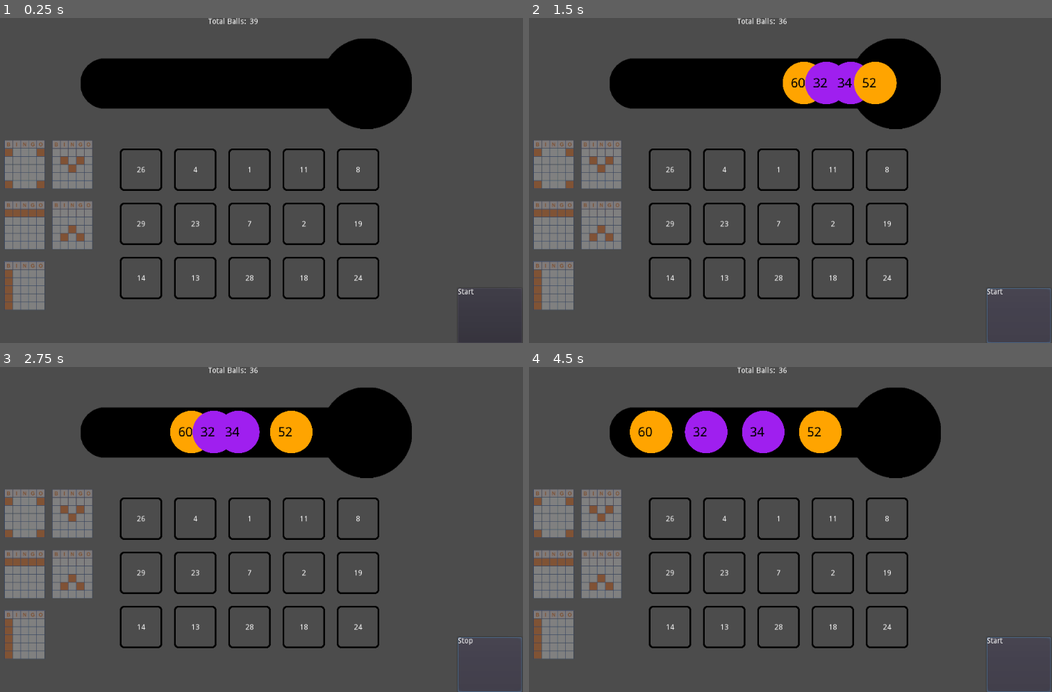
Above: before the commit, frames 1-4 (two rows, left to right).
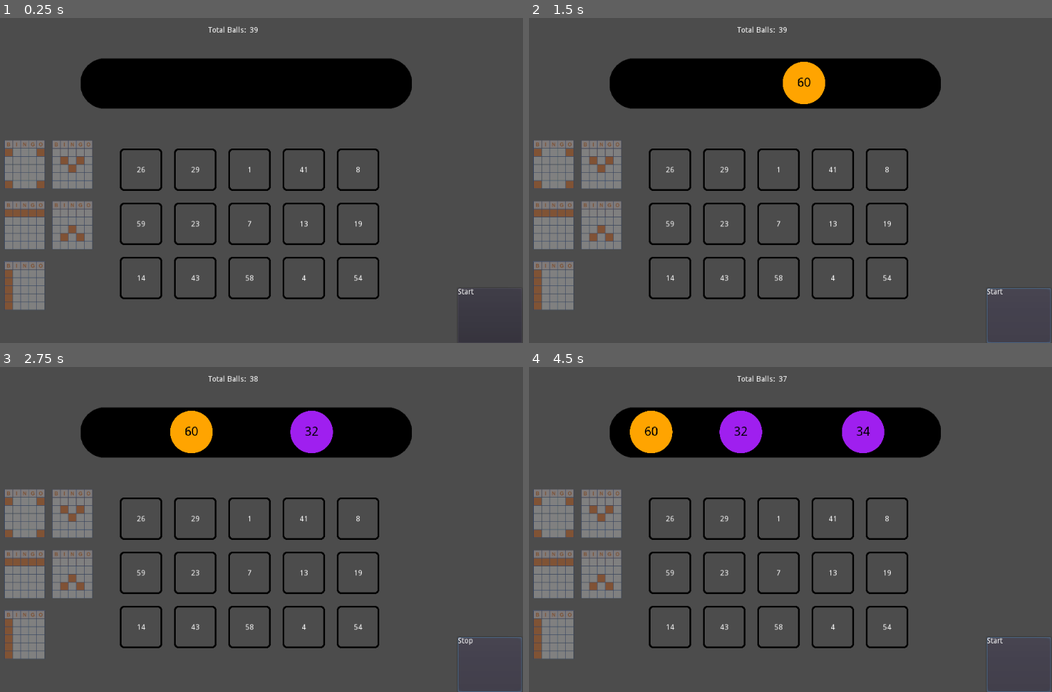
Above: after the commit, the same moments.

Repository: MarioCaldas/Bingo
Game: Godot game, scene res://MainScene.tscn
Two runs of this game, one before a commit and one after it. Both use one fixed random seed, a clock stepped at 60 frames per second and the inputs below.
Inputs:
- Up to frame 1 (0.25 s): no input
- Up to frame 2 (1.5 s): click "Start" at 0.5 s; click "Stop" at 1.25 s
- Up to frame 3 (2.75 s): click "Start" at 2 s
- Up to frame 4 (4.5 s): click "Stop" at 2.75 s; click "Start" at 3.5 s; click "Stop" at 4.25 s

The runs differ from the first frame. In frame 1, 1.7% of the frame differs, in the area x 26-79%, y 0-81%; in frame 2, 3.7%; in frame 3, 4.5%; in frame 4, 5.3%, in the area x 20-79%, y 0-81%.

Commit message:
Bingo Update 1.2

Diff:
--- a/Ball.gd
+++ b/Ball.gd
@@ -7,9 +7,7 @@
 var moveDuration = 2
 var progress = 0
 var isFinished = false
-
 var value = 0
-
 var positionInQueue = 0
 var screenSize = 0
 var updateDist = 0
@@ -45,8 +43,8 @@
 	return (updateDist * moveDuration) / initDist
 
 
-func setPoint2OnQueue(pos: int):
-	positionInQueue = pos
+func setPoint2OnQueue(_pos: int):
+	positionInQueue = _pos
 	point2 = Vector2(point2.x + (positionInQueue * 105), point2.y)
 	updateDist = point1.distance_to(point2)
 	moveDuration = recalculateMoveDuration()
@@ -62,4 +60,4 @@
 
 func setValueText(_value: int):
 	value = _value
-	get_node("RichTextLabel").add_text(str(value))
+	get_node("RichTextLabel").bbcode_text = "[center]" + str(value)
--- a/Ball.tscn
+++ b/Ball.tscn
@@ -6,7 +6,7 @@
 [ext_resource path="res://Signals.gd" type="Script" id=4]
 
 [sub_resource type="DynamicFont" id=1]
-size = 35
+size = 33
 font_data = ExtResource( 3 )
 
 [node name="Ball" type="Node2D"]
@@ -21,9 +21,11 @@
 
 [node name="RichTextLabel" type="RichTextLabel" parent="."]
 modulate = Color( 0, 0, 0, 1 )
-margin_left = -37.0
+margin_left = -20.0
 margin_top = -21.0
-margin_right = 31.0
+margin_right = 17.0
 margin_bottom = 20.0
 custom_fonts/normal_font = SubResource( 1 )
+bbcode_enabled = true
+bbcode_text = "[center]"
 scroll_active = false
--- a/BallController.gd
+++ b/BallController.gd
@@ -3,20 +3,20 @@
 var randomizer = RandomNumberGenerator.new()
 
 var ballsNumbers = Array()
-var ballsObj = Array()#optimizar
-var ballsColors = {}
+var ballsObj = Array()
+var ballsColors = Dictionary()
 
 const ball = preload("res://Ball.tscn")
 
 const maxQueueBalls = 4
 
-const minBallValue = 1
-const maxBallValue = 60
+export var minBallValue = 1
+export var maxBallValue = 60
 
 var totalRoundBallsAmount = 40
 var curRoundBallsAmount = 0
 
-var ballQueueTimout = 0.5
+var ballQueueTimout = 2
 
 func _ready():
 	Signals.connect("sGenerateBall", self, "generateBall")
@@ -41,13 +41,13 @@
 		get_node("Timer").stop()
 
 
-func instantiateBall(value: int):
+func instantiateBall(_value: int):
 	var newBall = ball.instance()
 	newBall.visible = false
-	newBall.setValueText(value)
+	newBall.setValueText(_value)
 	add_child(newBall)
 	ballsObj.append(newBall)
-	var groupColor = (value - 1) / 10 + 1
+	var groupColor = (_value - 1) / 10 + 1
 	newBall.get_node("BBall").modulate = ballsColors[groupColor]
 	newBall.setPoint2OnQueue(ballsObj.size() - 1)
 
@@ -62,6 +62,7 @@
 
 	if(ballsObj.size() <= 0):
 		Signals.emit_signal("sRoundFinished")
+
 
 func _on_Timer_timeout():
 	Signals.emit_signal("sGenerateBall")
--- a/Cell.gd
+++ b/Cell.gd
@@ -1,24 +1,12 @@
 extends Node2D
 
 var value
-
 var neighbours = Array()
-
 var cellPostion = Vector2()
 
-# Called when the node enters the scene tree for the first time.
-func _ready():
-	pass # Replace with function body.
-
-
-# Called every frame. 'delta' is the elapsed time since the previous frame.
-func _process(delta):
-	pass
-
-
-func updateTextValue(_value: int):
+func setValueText(_value: int):
 	value = _value
-	get_node("RichTextLabel").add_text(str(value))
+	get_node("RichTextLabel").bbcode_text = "[center]" + str(value)
 
 func updateTextColor():
 	get_node("RichTextLabel").set("custom_colors/default_color", Color(1,0,0,1))
--- a/GameController.gd
+++ b/GameController.gd
@@ -5,7 +5,6 @@
 var roundFinished = false
 
 
-# Called when the node enters the scene tree for the first time.
 func _ready():
 	stopAndResumeGame()
 	Signals.connect("sButtonPressed", self, "stopAndResumeGame")
--- a/GridController.gd
+++ b/GridController.gd
@@ -1,18 +1,18 @@
 extends Node2D
 
-export var width : int = 5
-export var height : int = 3
-export var cell_size : int = 10
-var marginX : int = 32
-var marginY : int = 28
+export var width = 5
+export var height = 3
+export var minGridNumberValue = 1
+export var maxGridNumberValue = 60
+const cell_size = 10
+const marginX = 32
+const marginY = 28
 
-var grid: Dictionary = {}
-var linePrizes: Dictionary = {}
-var gridNumbers = Array()
+var grid = Dictionary()
+var linePrizes = Dictionary()
 var markedCells = Array()
 
-# Constants for line types
-enum LineType {
+enum PrizeType {
 	HORIZONTAL,
 	VERTICAL,
 	CORNERS,
@@ -26,7 +26,7 @@
 
 func _ready():
 	Signals.connect("sGenerateGrid", self, "generateGrid")
-	Signals.connect("sPathCompleted", self, "checkPrizes")
+	Signals.connect("sPathCompleted", self, "checkValue")
 	Signals.connect("sReset", self, "resetGrid")
 
 
@@ -34,9 +34,7 @@
 	var cellCount: int = 0
 	for x in width:
 		for y in height:
-			#grid[Vector2(x,y)] = null
-
-			var cell_instance = _instantiateCell()
+			var cell_instance = instantiateCell()
 			cell_instance.cellPostion = Vector2(x,y)
 
 			var gridOffset = Vector2(marginX, marginY)
@@ -47,77 +45,30 @@
 
 			var value = generateRandomUniqueNumbers()
 
-			cell_instance.updateTextValue(value)
+			cell_instance.setValueText(value)
 			cellCount += 1
 
 			grid[value] = cell_instance
-
-			gridNumbers.append(value)
-
-	#print(grid)
-	#setCellsNeighbours()
-	#debugNeig()
-
-func setCellsNeighbours():
-	for x in width:
-		for y in height:
-			setNeighboursForCell(x, y)
-
-func setNeighboursForCell(row: int, col: int):
-	var MIN_ROW = -1
-	var MAX_ROW = 1
-	var MIN_COL = -1
-	var MAX_COL = 1
-
-
-	var currentCell = grid[Vector2(row,col)]
-
-	for neighborRow in range(row + MIN_ROW, row + MAX_ROW + 1):
-		for neighborCol in range(col + MIN_COL, col + MAX_COL + 1):
-			if neighborRow == row and neighborCol == col:
-				continue
-
-			if isValidCell(neighborRow, neighborCol):
-				var neighborCell = grid[Vector2(neighborRow,neighborCol)]
-				if neighborCell != null:
-					currentCell.addNeighbour(neighborCell)
-
-func debugNeig():
-	for x in width :
-		for y in height:
-			print("grid[Vector2(x,y)]")
-			print(grid[Vector2(x,y)].value)
-			print("--")
-			for f in grid[Vector2(x,y)].neighbours.size():
-				print(grid[Vector2(x,y)].neighbours[f].value)
-			print("--------------------")
-
-func isValidCell(col: int, row: int) -> bool:
-	return row >= 0 && row < height && col >= 0 && col < width
 
 
 func gridToWorld(_pos: Vector2) -> Vector2:
 	return _pos * cell_size
 
 
-func _instantiateCell() -> Node2D:
+func instantiateCell() -> Node2D:
 	var newCell = cell.instance()
 	add_child(newCell)
 	return newCell
 
 func generateRandomUniqueNumbers() -> int:
-	randomizer.randomize()  # Seed the random number generator
-
-	var randomNumber = randomizer.randi_range(1, 30)
-
+	randomizer.randomize()
+	var randomNumber = randomizer.randi_range(minGridNumberValue, maxGridNumberValue)
 	while grid.has(randomNumber):
-		randomNumber = randomizer.randi_range(1, 30)
-
+		randomNumber = randomizer.randi_range(minGridNumberValue, maxGridNumberValue)
 	return randomNumber
 
 
-
-func checkPrizes(_value : int):
+func checkValue(_value : int):
 	if grid.has(_value):
 		markCell(grid[_value].cellPostion)
 		grid[_value].updateTextColor()
@@ -126,30 +77,22 @@
 		Signals.emit_signal("sPlayFailSound")
 
 
-# Call this function when a player marks a cell
-func markCell(cell_position: Vector2):
-	if not isVector2InArray(cell_position, markedCells):
-		markedCells.append(cell_position)
-		checkForWin()
+func markCell(_cell_position: Vector2):
+	if not isVector2InArray(_cell_position, markedCells):
+		markedCells.append(_cell_position)
+		checkPrizes()
 
-		#debugmarkCell()
 
-func debugmarkCell():
-	for i in range(markedCells.size()):
-		print("Element ", i, ": ", str(markedCells[i]))
-	print("-----------------------")
-
-func isVector2InArray(vector: Vector2, array: Array) -> bool:
-	for item in array:
-		if item == vector:
+func isVector2InArray(_vector: Vector2, _array: Array) -> bool:
+	for item in _array:
+		if item == _vector:
 			return true
 	return false
 
-# Check for winning combinations
-func checkForWin():
+
+func checkPrizes():
 	# Check for horizontal prize
-	if !linePrizes.has(LineType.HORIZONTAL):
-		print("check Horizontal")
+	if !linePrizes.has(PrizeType.HORIZONTAL):
 		for y in range(height):
 			var line = []
 			for x in range(width):
@@ -157,26 +100,24 @@
 					line.append(Vector2(x, y))
 
 			if len(line) == width:
-				Signals.emit_signal("sLinePrize", LineType.HORIZONTAL)
-				linePrizes[LineType.HORIZONTAL] = true
+				Signals.emit_signal("sLinePrize", PrizeType.HORIZONTAL)
+				linePrizes[PrizeType.HORIZONTAL] = true
 				break
 
 	# Check for vertical prize
-	if !linePrizes.has(LineType.VERTICAL):
-		print("check vertical")
+	if !linePrizes.has(PrizeType.VERTICAL):
 		for x in range(width):
 			var line = []
 			for y in range(height):
 				if Vector2(x, y) in markedCells:
 					line.append(Vector2(x, y))
 			if len(line) == height:
-				Signals.emit_signal("sLinePrize", LineType.VERTICAL)
-				linePrizes[LineType.VERTICAL] = true
+				Signals.emit_signal("sLinePrize", PrizeType.VERTICAL)
+				linePrizes[PrizeType.VERTICAL] = true
 				break
 
 	# Check for corners prize
-	if !linePrizes.has(LineType.CORNERS):
-		print("check CORNERS")
+	if !linePrizes.has(PrizeType.CORNERS):
 		var corners = [Vector2(0, 0), Vector2(0, height - 1), Vector2(width - 1, 0), Vector2(width - 1, height - 1)]
 		var allCornersMarked = true
 		for corner in corners:
@@ -184,19 +125,19 @@
 				allCornersMarked = false
 				break
 		if allCornersMarked:
-			Signals.emit_signal("sLinePrize", LineType.CORNERS)
-			linePrizes[LineType.CORNERS] = true
+			Signals.emit_signal("sLinePrize", PrizeType.CORNERS)
+			linePrizes[PrizeType.CORNERS] = true
 
 	# check for V and Inverted V prize
-	if !linePrizes.has(LineType.V) || !linePrizes.has(LineType.INVERTED_V):
+	if !linePrizes.has(PrizeType.V) || !linePrizes.has(PrizeType.INVERTED_V):
 		for x in range(width):
 			for y in range(height):
 				if Vector2(x,y) in markedCells && Vector2(x - 1,y - 1) in markedCells && Vector2(x + 1,y - 1) in markedCells:
-					linePrizes[LineType.V] = true
-					Signals.emit_signal("sLinePrize", LineType.V)
+					linePrizes[PrizeType.V] = true
+					Signals.emit_signal("sLinePrize", PrizeType.V)
 				if Vector2(x,y) in markedCells && Vector2(x - 1,y + 1) in markedCells && Vector2(x + 1,y + 1) in markedCells:
-					linePrizes[LineType.INVERTED_V] = true
-					Signals.emit_signal("sLinePrize", LineType.INVERTED_V)
+					linePrizes[PrizeType.INVERTED_V] = true
+					Signals.emit_signal("sLinePrize", PrizeType.INVERTED_V)
 
 
 	# Check for bingo
@@ -206,7 +147,6 @@
 
 
 func resetGrid():
-	gridNumbers.clear()
 	for i in grid.keys():
 		grid[i].queue_free()
 	grid.clear()
--- a/MainScene.tscn
+++ b/MainScene.tscn
@@ -22,12 +22,6 @@
 [node name="GridController" type="Node2D" parent="."]
 script = ExtResource( 1 )
 
-[node name="BingoBallsTube" type="Sprite" parent="."]
-position = Vector2( 514, 121 )
-scale = Vector2( 0.826733, 0.826733 )
-texture = ExtResource( 4 )
-flip_h = true
-
 [node name="UIController" type="Node2D" parent="."]
 script = ExtResource( 2 )
 
@@ -44,16 +38,18 @@
 
 [node name="TotalBallsLabel" type="RichTextLabel" parent="UIController"]
 margin_left = 424.0
+margin_top = 16.0
 margin_right = 535.0
-margin_bottom = 40.0
+margin_bottom = 56.0
 bbcode_enabled = true
 bbcode_text = "[center]Total Balls:"
 text = "Total Balls:"
 
 [node name="TotalBallsValue" type="RichTextLabel" parent="UIController"]
 margin_left = 520.0
+margin_top = 16.0
 margin_right = 563.0
-margin_bottom = 13.0
+margin_bottom = 29.0
 scroll_active = false
 
 [node name="WinBingoLabel" type="Sprite" parent="UIController"]
@@ -93,19 +89,24 @@
 scale = Vector2( 0.379272, 0.379272 )
 texture = ExtResource( 9 )
 
+[node name="BingoBallsTube" type="Sprite" parent="UIController"]
+position = Vector2( 514, 121 )
+scale = Vector2( 0.826733, 0.826733 )
+texture = ExtResource( 4 )
+flip_h = true
+
+[node name="BallController" type="Node2D" parent="."]
+script = ExtResource( 6 )
+
+[node name="Timer" type="Timer" parent="BallController"]
+process_mode = 0
+autostart = true
+
 [node name="SoundController" type="Node2D" parent="."]
 script = ExtResource( 5 )
 
 [node name="AudioStreamPlayer2D" type="AudioStreamPlayer2D" parent="SoundController"]
 pitch_scale = 0.01
 
-[node name="BallController" type="Node2D" parent="."]
-script = ExtResource( 6 )
-
-[node name="Timer" type="Timer" parent="BallController"]
-process_mode = 0
-wait_time = 0.2
-autostart = true
-
 [connection signal="pressed" from="UIController/Button" to="UIController" method="_on_Button_pressed"]
 [connection signal="timeout" from="BallController/Timer" to="BallController" method="_on_Timer_timeout"]
--- a/UIController.gd
+++ b/UIController.gd
@@ -2,7 +2,6 @@
 
 var playBtt
 
-# Called when the node enters the scene tree for the first time.
 func _ready():
 	playBtt = get_node("Button")
 	playBtt.get_node("RichTextLabel").text = "Start"
@@ -19,8 +18,8 @@
 	else:
 		playBtt.get_node("RichTextLabel").text = "Start"
 
-func updateTotalBallsText(value):
-	get_node("TotalBallsValue").text = str(value)
+func updateTotalBallsText(_value):
+	get_node("TotalBallsValue").text = str(_value)
 
 func showBingoLabel():
 	get_node("WinBingoLabel").visible = true
@@ -33,21 +32,23 @@
 	get_node("WinBingoLabel").visible = false
 	resetLinePrizes()
 
-func showLinePrizes(value):
-	if(value == 0):
-		get_node("Prizes").get_node("HorLinePrize").modulate = Color(1, 1, 1, 1)
-	elif(value == 1):
-		get_node("Prizes").get_node("VerLinePrize").modulate = Color(1, 1, 1, 1)
-	elif(value == 2):
-		get_node("Prizes").get_node("CornersPrize").modulate = Color(1, 1, 1, 1)
-	elif(value == 3):
-		get_node("Prizes").get_node("VLinePrize").modulate = Color(1, 1, 1, 1)
-	elif(value == 4):
-		get_node("Prizes").get_node("InvertedVLinePrize").modulate = Color(1, 1, 1, 1)
+func showLinePrizes(_value):
+	var alphaValue = 1
+	if(_value == 0):
+		get_node("Prizes").get_node("HorLinePrize").modulate = Color(1, 1, 1, alphaValue)
+	elif(_value == 1):
+		get_node("Prizes").get_node("VerLinePrize").modulate = Color(1, 1, 1, alphaValue)
+	elif(_value == 2):
+		get_node("Prizes").get_node("CornersPrize").modulate = Color(1, 1, 1, alphaValue)
+	elif(_value == 3):
+		get_node("Prizes").get_node("VLinePrize").modulate = Color(1, 1, 1, alphaValue)
+	elif(_value == 4):
+		get_node("Prizes").get_node("InvertedVLinePrize").modulate = Color(1, 1, 1, alphaValue)
 
 func resetLinePrizes():
-	get_node("Prizes").get_node("HorLinePrize").modulate = Color(1, 1, 1, 0.3)
-	get_node("Prizes").get_node("VerLinePrize").modulate = Color(1, 1, 1, 0.3)
-	get_node("Prizes").get_node("CornersPrize").modulate = Color(1, 1, 1, 0.3)
-	get_node("Prizes").get_node("VLinePrize").modulate = Color(1, 1, 1, 0.3)
-	get_node("Prizes").get_node("InvertedVLinePrize").modulate = Color(1, 1, 1, 0.3)
+	var alphaValue = 0.3
+	get_node("Prizes").get_node("HorLinePrize").modulate = Color(1, 1, 1, alphaValue)
+	get_node("Prizes").get_node("VerLinePrize").modulate = Color(1, 1, 1, alphaValue)
+	get_node("Prizes").get_node("CornersPrize").modulate = Color(1, 1, 1, alphaValue)
+	get_node("Prizes").get_node("VLinePrize").modulate = Color(1, 1, 1, alphaValue)
+	get_node("Prizes").get_node("InvertedVLinePrize").modulate = Color(1, 1, 1, alphaValue)
Binary file changed: BingoBallsTube.png
